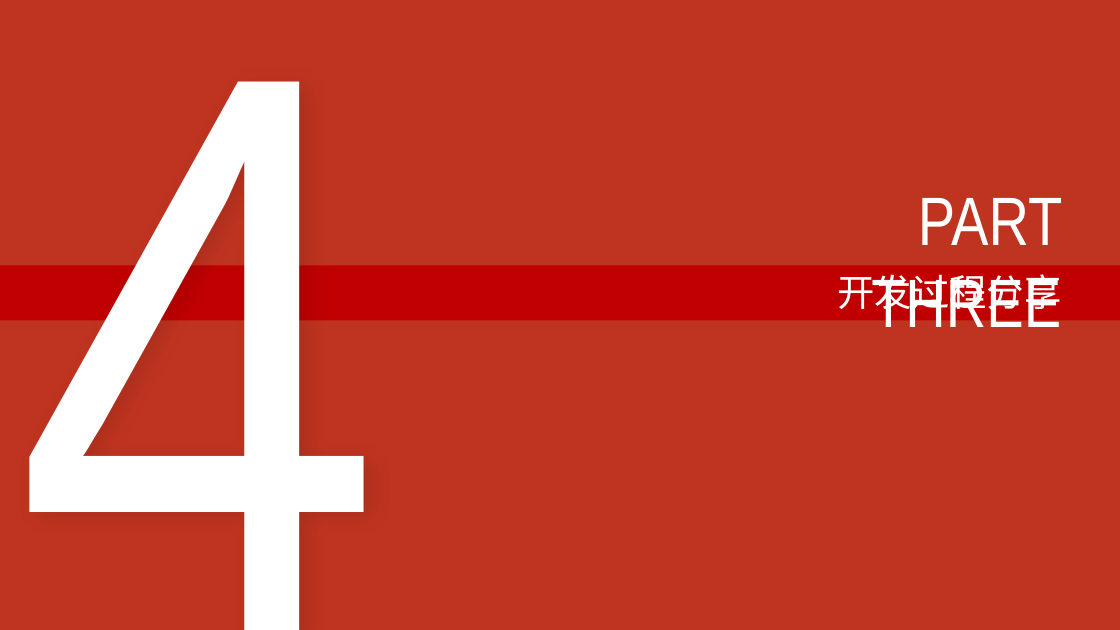
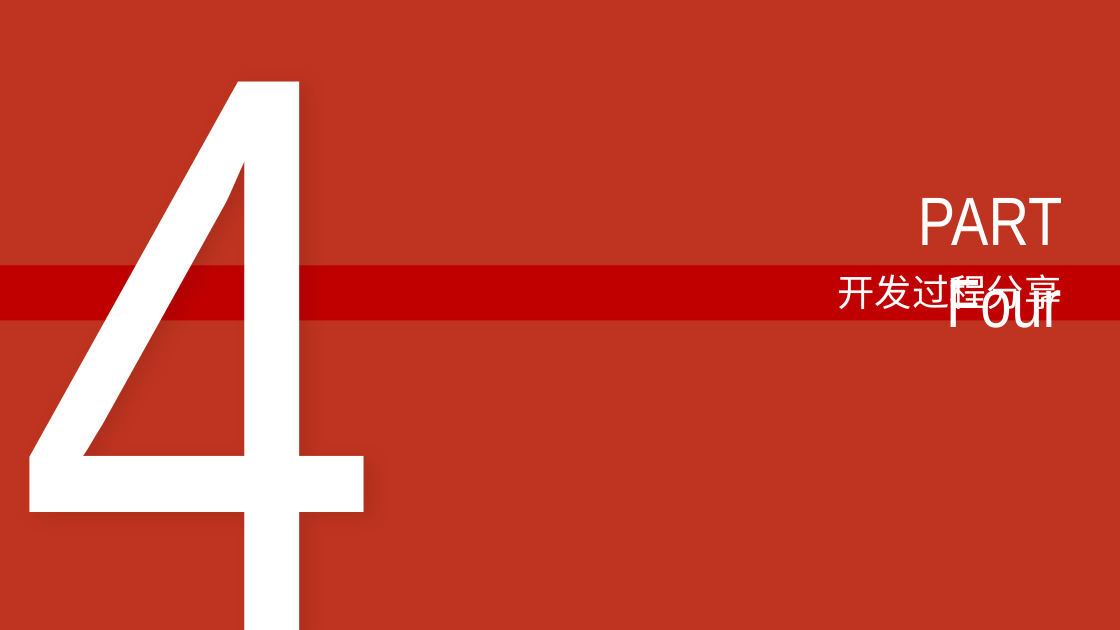
Before and after one commit to Novemser/calabashbrothersfight, a slide deck: slide 12 of presentation.pptx. Drawn at 1120x630 pixels with LibreOffice and Linux fonts; fonts in the diff are those of the drawing. Boxes give left, top, right and bottom in pixels: in the first picture for what was removed or moved away, otherwise in the second. Text is boxed around its words. In the diff, an @@ line names an element or a change of style, - is before the commit and + after.

Commit message:
[add] ppt

```diff
--- a/presentation.pptx
+++ b/presentation.pptx
@@ text at [918,198,1063,328]: text changed @@
-PART THREE
+PART Four
```
